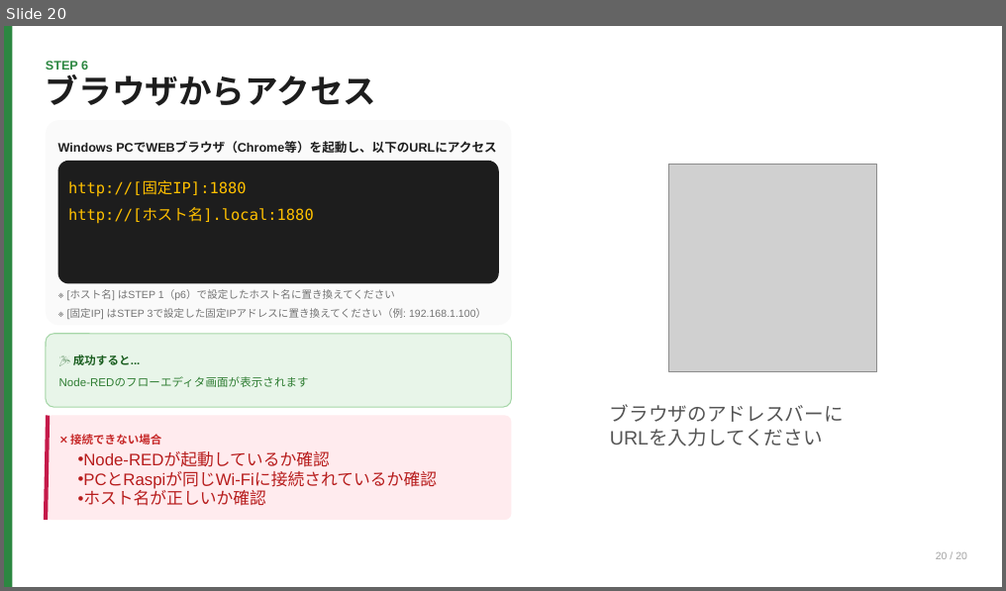
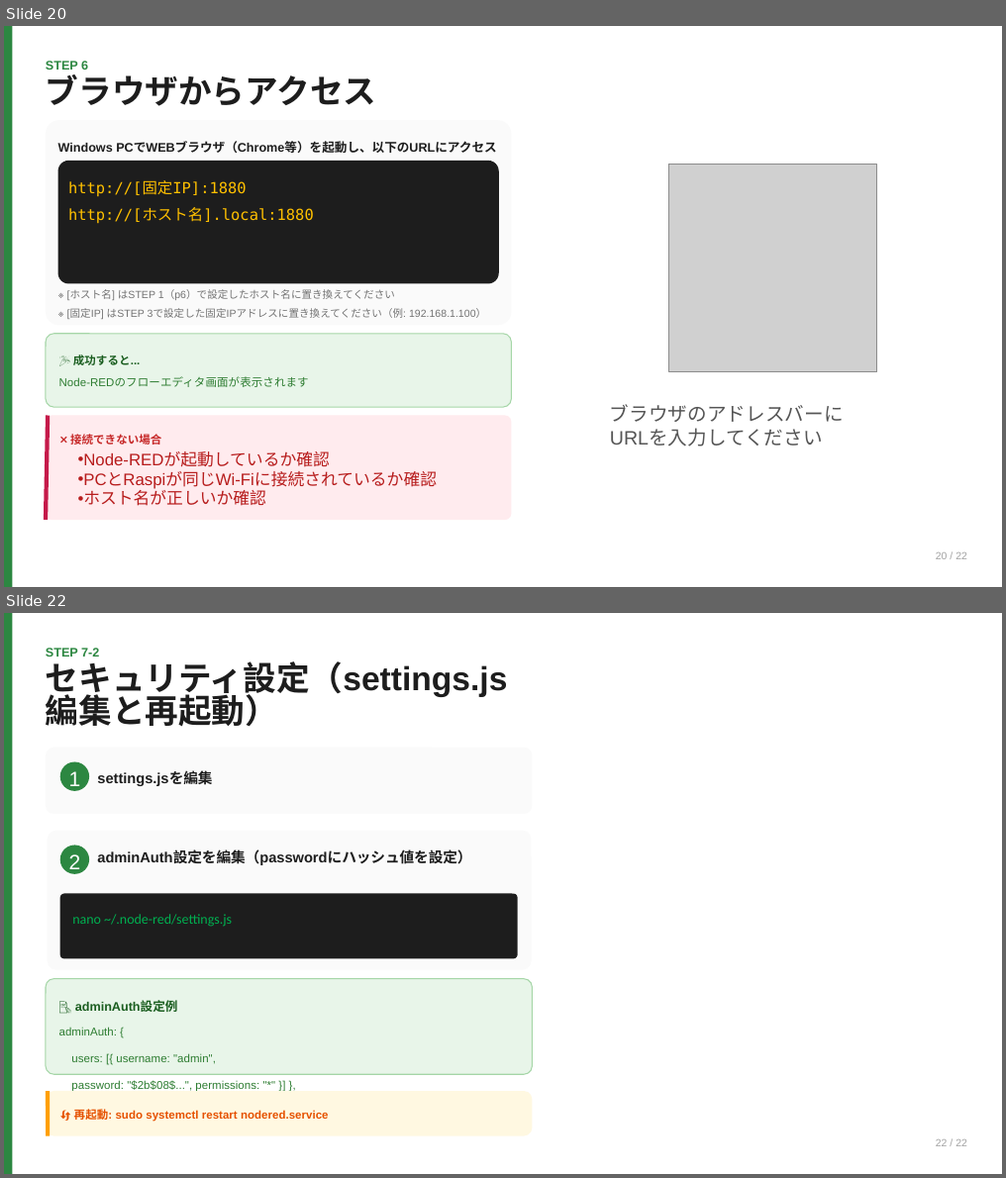
Before and after one commit to GMSTechJP/gmstechjp.github.io, a slide deck: reference/Raspiセットアップガイド.pptx. Shown one above the other, each under a label of ours: slide 20 before the commit, slides 20 and 22 after it; the slides between them are not shown. The pictures are 1006x591 and 1006x1178 pixels, drawn with LibreOffice and Linux fonts; fonts in the diff are those of the drawing; grey boxes stand for pictures. Boxes give left, top, right and bottom in pixels: in the first picture for what was removed or moved away, otherwise in the second. Text is boxed around its words. In the diff, an @@ line names an element or a change of style, - is before the commit and + after.

```diff
--- a/reference/Raspiセットアップガイド.pptx
+++ b/reference/Raspiセットアップガイド.pptx
@@ slide 22 added at (x1=4, y1=613, x2=1002, y2=1174), background #FFFFFF @@
@@ rectangle added at (x1=4, y1=613, x2=12, y2=1173), fill #2C8741 @@
@@ text added at (x1=46, y1=648, x2=99, y2=657), 9 pt, text #2C8741, bold @@
+STEP 7-2
@@ text added at (x1=46, y1=656, x2=507, y2=699), 24 pt, text #1D1D1D, bold @@
+セキュリティ設定（settings.js編集と再起動）
@@ rounded rectangle added at (x1=46, y1=748, x2=533, y2=815), fill #FAFAFA @@
@@ rounded rectangle added at (x1=59, y1=761, x2=89, y2=790), fill #2C8741 @@
@@ text added at (x1=69, y1=771, x2=81, y2=791), 15 pt, text #FFFFFF @@
+1
@@ text added at (x1=97, y1=771, x2=212, y2=786), 10.5 pt, text #1D1D1D, bold @@
+settings.jsを編集
@@ rounded rectangle added at (x1=47, y1=831, x2=531, y2=970), fill #FAFAFA @@
@@ rounded rectangle added at (x1=59, y1=846, x2=89, y2=874), fill #2C8741 @@
@@ text added at (x1=69, y1=855, x2=81, y2=874), 15 pt, text #FFFFFF @@
+2
@@ text added at (x1=97, y1=851, x2=471, y2=865), 10.5 pt, text #1D1D1D, bold @@
+adminAuth設定を編集（passwordにハッシュ値を設定）
@@ rounded rectangle added at (x1=59, y1=893, x2=517, y2=959), fill #1D1D1D @@
@@ text added at (x1=72, y1=914, x2=232, y2=927), 10 pt, text #00B050 @@
+nano ~/.node-red/settings.js
@@ rounded rectangle added at (x1=46, y1=979, x2=533, y2=1075), fill #E8F5E9, outline #A5D6A7 0.75 pt @@
@@ text added at (x1=58, y1=996, x2=528, y2=1013), 9 pt, text #1B5E20, bold @@
+📝 adminAuth設定例
@@ text added at (x1=59, y1=1027, x2=259, y2=1091), 8.2 pt, text #2E7D32 @@
+adminAuth: {
+users: [{ username: "admin",
+password: "$2b$08$...", permissions: "*" }] },
@@ rounded rectangle added at (x1=46, y1=1091, x2=533, y2=1136), fill #FFF8E1 @@
@@ line added from (48, 1091) to (48, 1136), #FFA000 3 pt @@
@@ text added at (x1=74, y1=1107, x2=329, y2=1123), 8.2 pt, text #E65100, bold @@
+🔄 再起動: sudo systemctl restart nodered.service
@@ text added at (x1=936, y1=1140, x2=967, y2=1147), 7.5 pt, text #A3A3A3 @@
+22 / 22
```
Also in this commit, not shown: 19 other slides changed, 1 other slide added.
